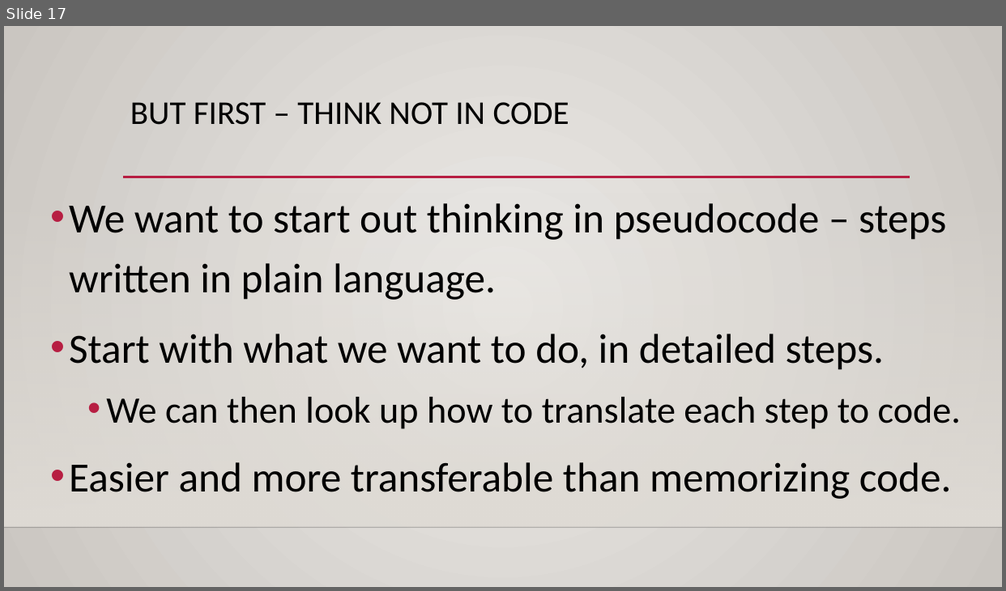
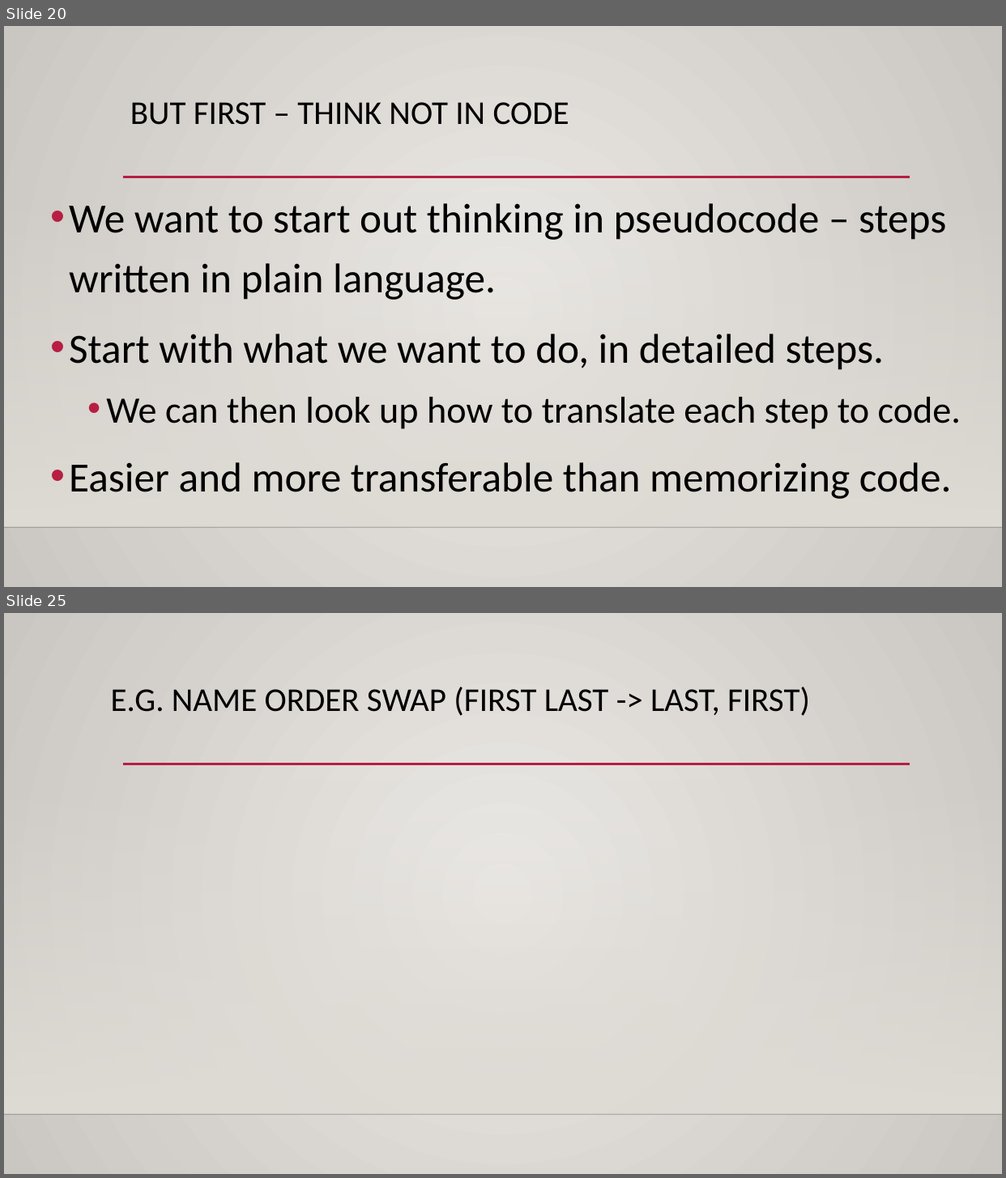
Before and after one commit to AkeemSemperDataScience/Programming_Basics_for_Machine_Learning_Students, a slide deck: reference_material/slides/001_intro_setup.pptx. Shown one above the other, each under a label of ours: slide 17 before the commit, slides 20 and 25 after it; the slides between them are not shown. The pictures are 1006x591 and 1006x1178 pixels, drawn with LibreOffice and Linux fonts; fonts in the diff are those of the drawing; background and template pictures are left out. Boxes give left, top, right and bottom in pixels: in the first picture for what was removed or moved away, otherwise in the second. Text is boxed around its words. In the diff, an @@ line names an element or a change of style, - is before the commit and + after.

```diff
--- a/reference_material/slides/001_intro_setup.pptx
+++ b/reference_material/slides/001_intro_setup.pptx
@@ slide 25 added at (4,613,1002,1174), background gradient #ECEAE7 to #CAC7C1; not listed: 3 template elements that a slide beside it also shows @@
@@ title added at (111,687,810,716), 32 pt, text #000000 @@
+E.G. NAME ORDER SWAP (FIRST LAST -> LAST, FIRST)
@@ what was slide 17 is now slide 20 @@
```
Also in this commit, not shown: 4 slides changed, 8 other slides added.
